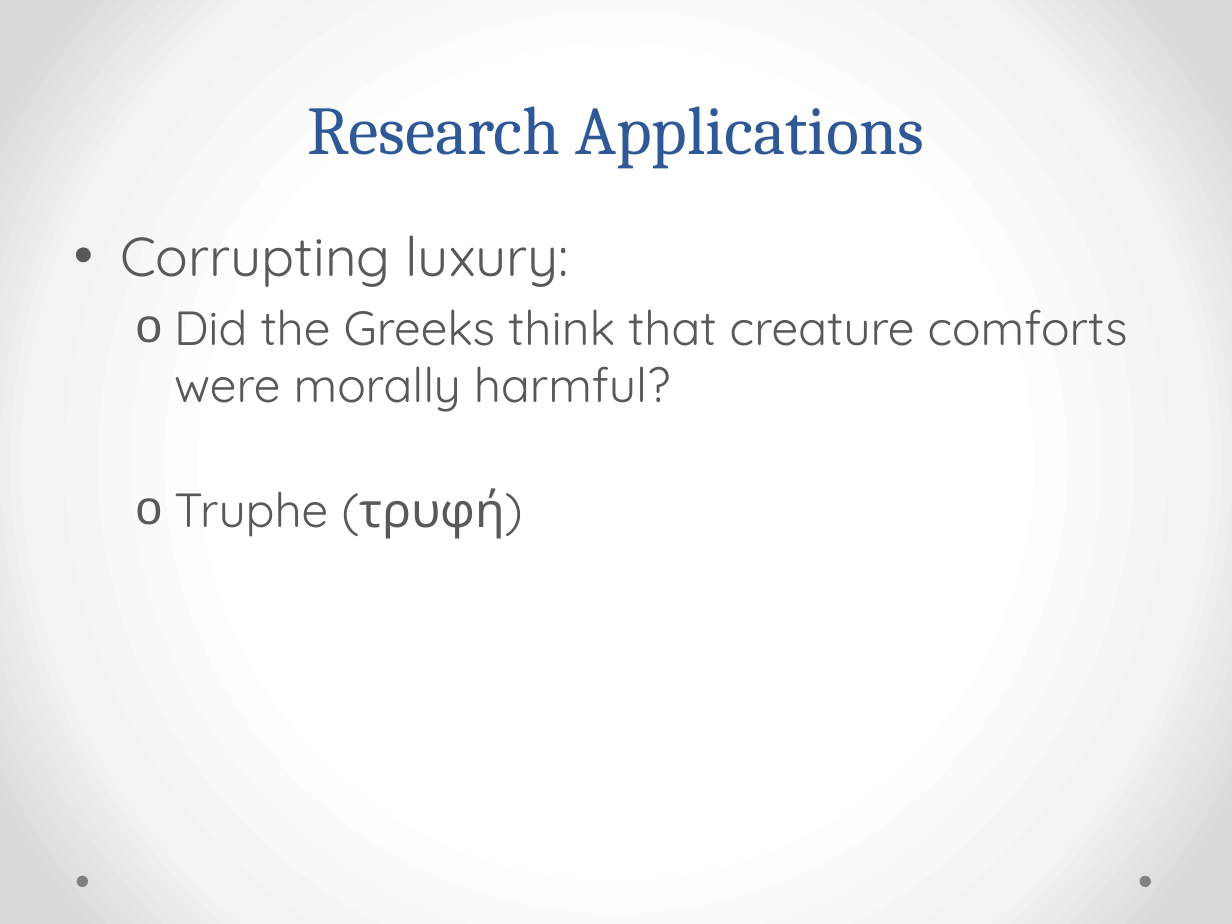
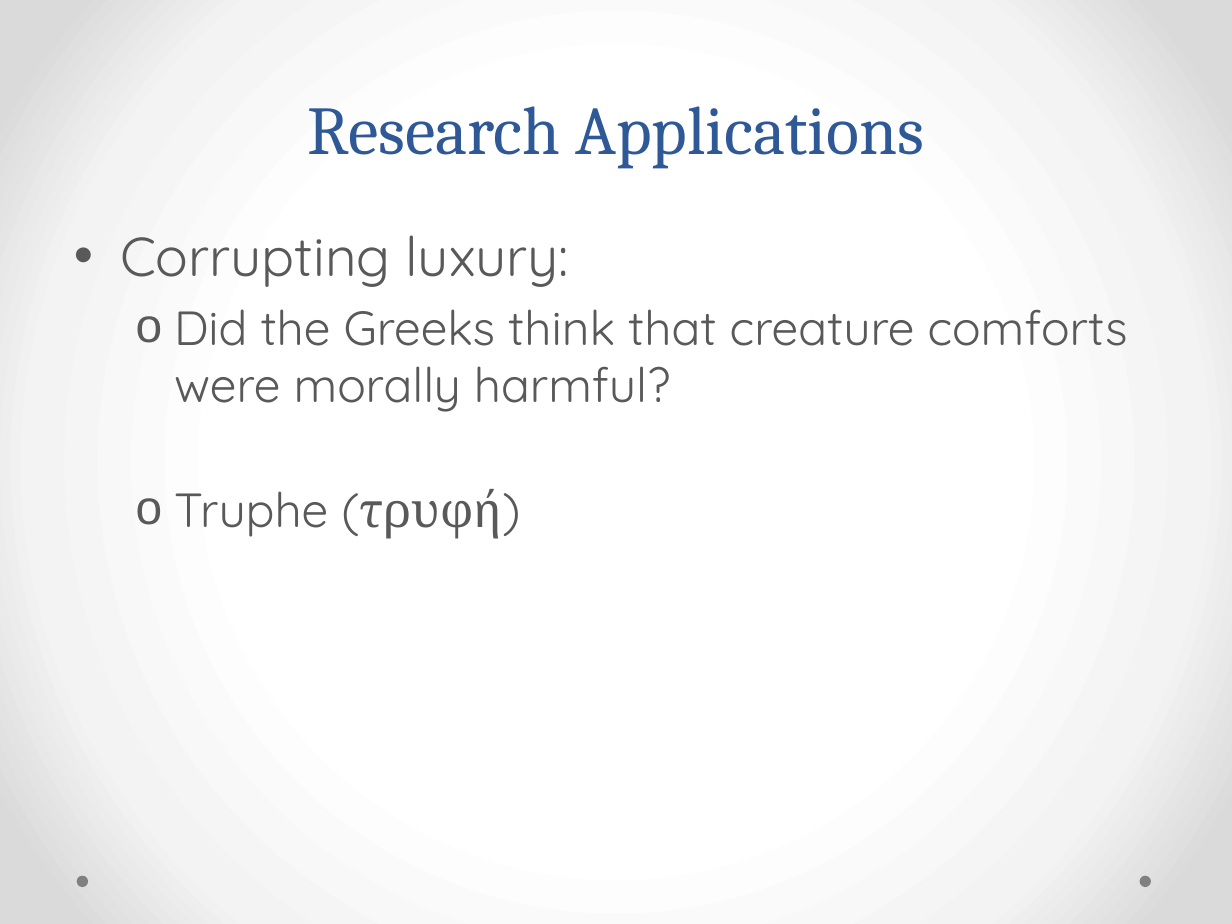
Before and after one commit to rgorman/syntacto_stylistics, a slide deck: slide 1 of Presentations/UNL/murray_feb-3.pptx (slide 3 before the commit). Drawn at 1232x924 pixels with LibreOffice and Linux fonts; fonts in the diff are those of the drawing. Boxes give left, top, right and bottom in pixels: in the first picture for what was removed or moved away, otherwise in the second. Text is boxed around its words. In the diff, an @@ line names an element or a change of style, - is before the commit and + after.

```diff
--- a/Presentations/UNL/murray_feb-3.pptx
+++ b/Presentations/UNL/murray_feb-3.pptx
@@ text at [174, 489, 520, 539]: font Quicksand to Cambria in "(τρυφή)" @@
```
Also in this commit, not shown: 1 other slide changed, 36 slides added, 3 slides removed, 3 other files.
